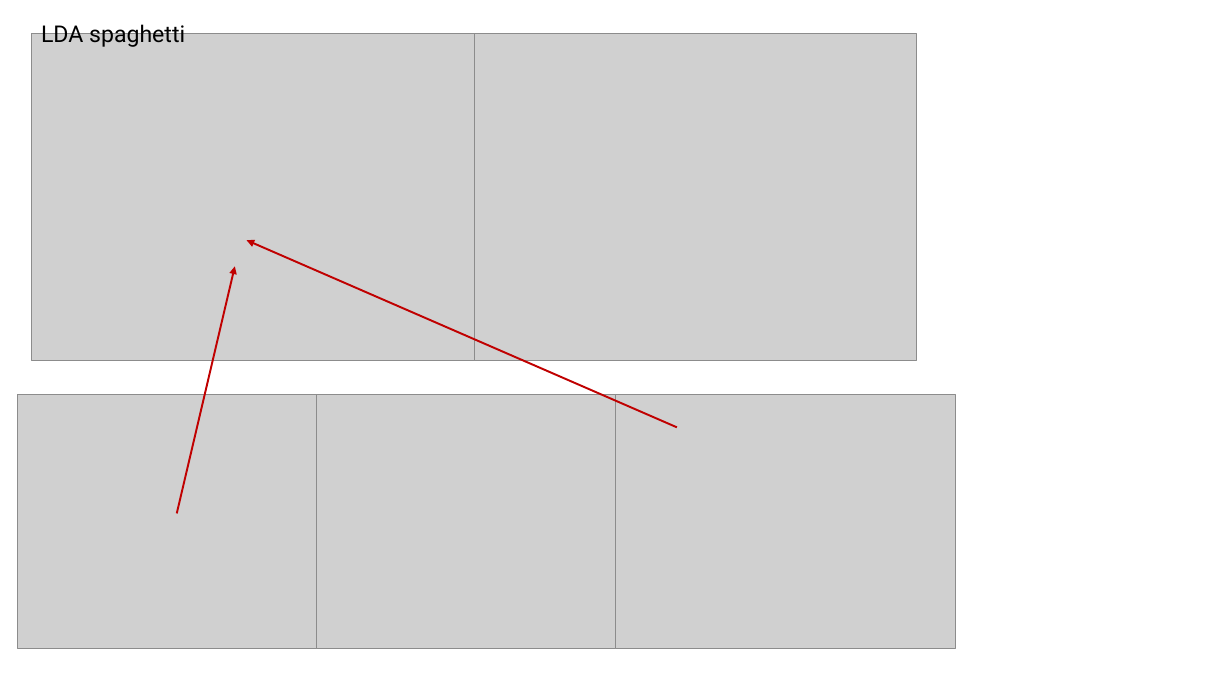
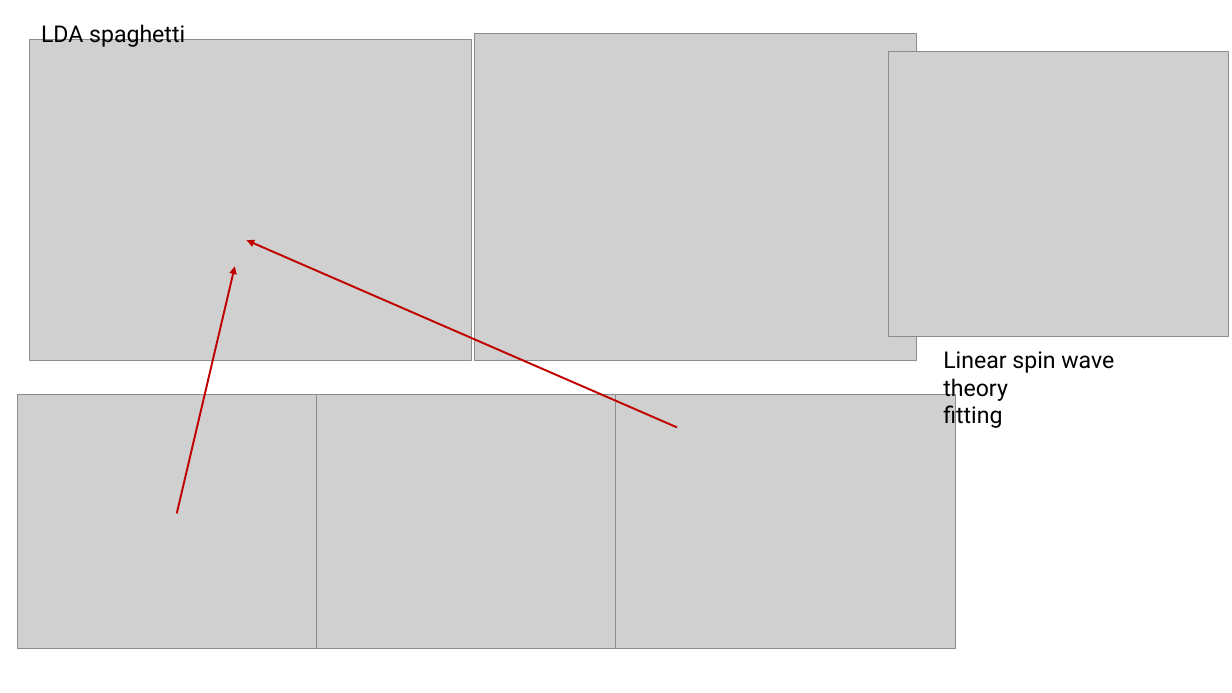
Before and after one commit to abuts/Fe, a slide deck: slide 5 of Data/DFT2025/TheoryExperComparison.pptx. Drawn at 1232x693 pixels with LibreOffice and Linux fonts; fonts in the diff are those of the drawing; grey boxes stand for pictures. Boxes give left, top, right and bottom in pixels: in the first picture for what was removed or moved away, otherwise in the second. Text is boxed around its words. In the diff, an @@ line names an element or a change of style, - is before the commit and + after.

Commit message:
working comparison scripts between linear Spin Wave theory and DFT

```diff
--- a/Data/DFT2025/TheoryExperComparison.pptx
+++ b/Data/DFT2025/TheoryExperComparison.pptx
@@ picture: place and size @@
-picture at bbox=[32, 33, 474, 360]
+picture at bbox=[30, 39, 471, 360]
@@ picture added at bbox=[888, 52, 1228, 336] @@
@@ text added at bbox=[943, 351, 1114, 429], 18 pt, text #000000 @@
+Linear spin wave theory
+fitting
```
Also in this commit, not shown: 5 other files.
